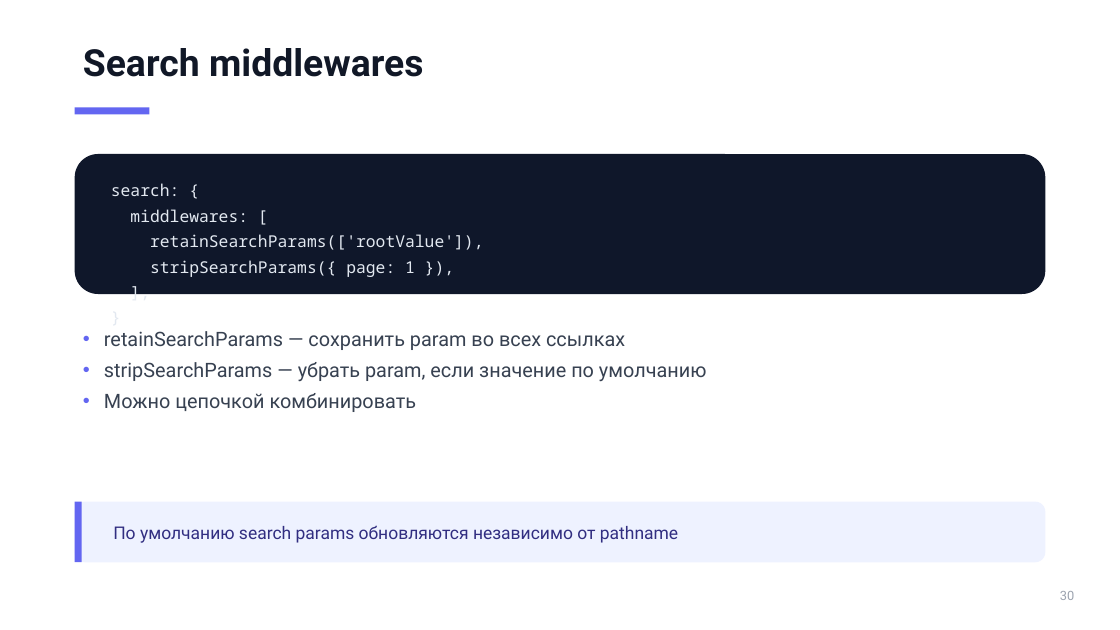
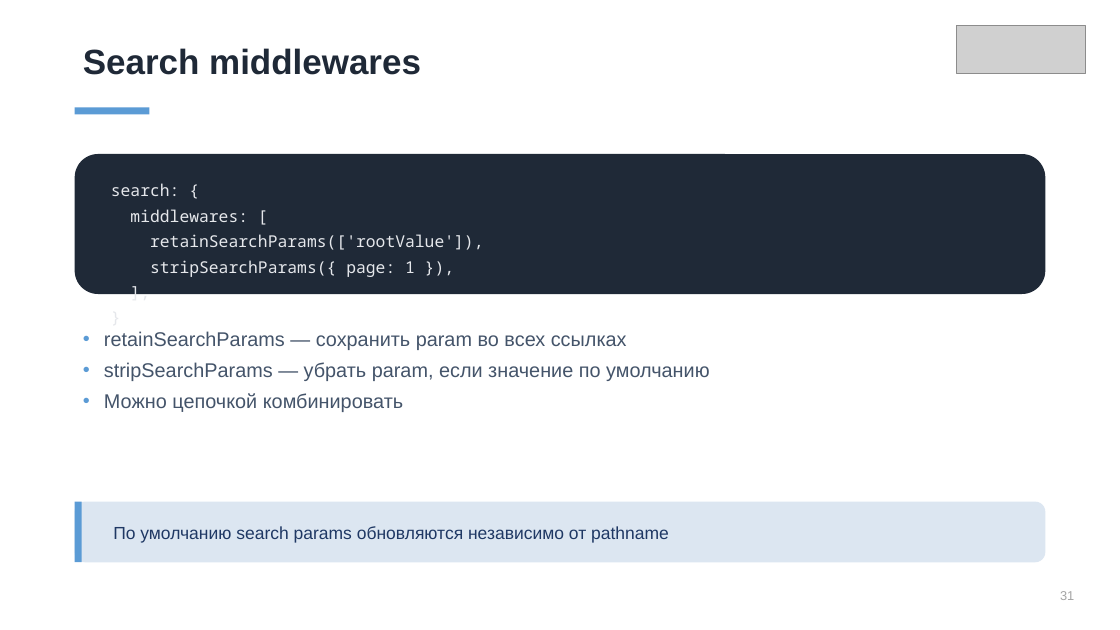
Before and after one commit to ErnandesDaniel/mephi-higher-engineering-school-lectures, a slide deck: slide 31 of lecture-1/modern-frontend-tooling.pptx. Drawn at 1120x630 pixels with LibreOffice and Linux fonts; fonts in the diff are those of the drawing; grey boxes stand for pictures. Boxes give left, top, right and bottom in pixels: in the first picture for what was removed or moved away, otherwise in the second. Text is boxed around its words. In the diff, an @@ line names an element or a change of style, - is before the commit and + after.

Commit message:
style: redo deck with template theme (Office/Arial) and template images

```diff
--- a/lecture-1/modern-frontend-tooling.pptx
+++ b/lecture-1/modern-frontend-tooling.pptx
@@ picture added at [957, 26, 1086, 74] @@
@@ text "Search middlewares" at [83, 48, 421, 75]: size 32 to 30 pt, font Roboto to Arial, text colour #111827 to #1F2937 @@
@@ rectangle at [75, 108, 150, 114]: fill #6366F1 to #5B9BD5 @@
@@ rounded rectangle at [75, 154, 1046, 294]: fill #0F172A to #1F2937 @@
@@ text "search: {" at [111, 183, 483, 277]: text colour #E2E8F0 to #E5E7EB @@
@@ text "retainSearchParams — сохранить param во ..." at [104, 331, 709, 412]: font Roboto to Arial, text colour #374151 to #44546A; bullet colour #6366F1 to #5B9BD5 @@
@@ rectangle at [75, 502, 82, 562]: fill #6366F1 to #5B9BD5 @@
@@ rounded rectangle at [75, 502, 1046, 562]: fill #EEF2FF to #DCE6F1 @@
@@ text "По умолчанию search params обновляются ..." at [113, 526, 669, 543]: font Roboto to Arial, text colour #312E81 to #1F3864 @@
@@ text at [1060, 591, 1074, 600]: text changed; font Roboto to Arial; text colour #9CA3AF to #A5A5A5 @@
-30
+31
```
Also in this commit, not shown: 39 other slides changed, 1 other file.
